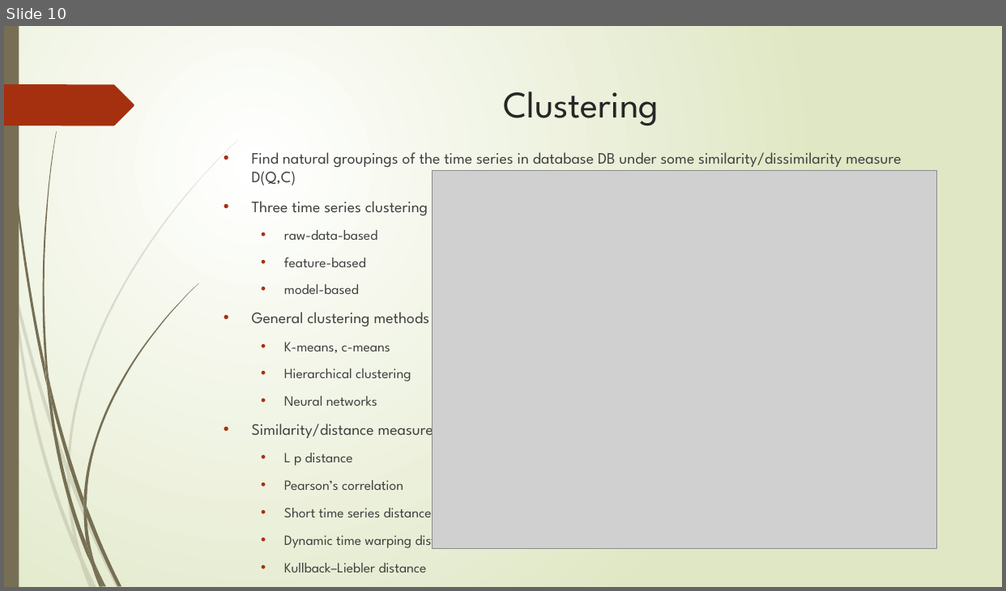
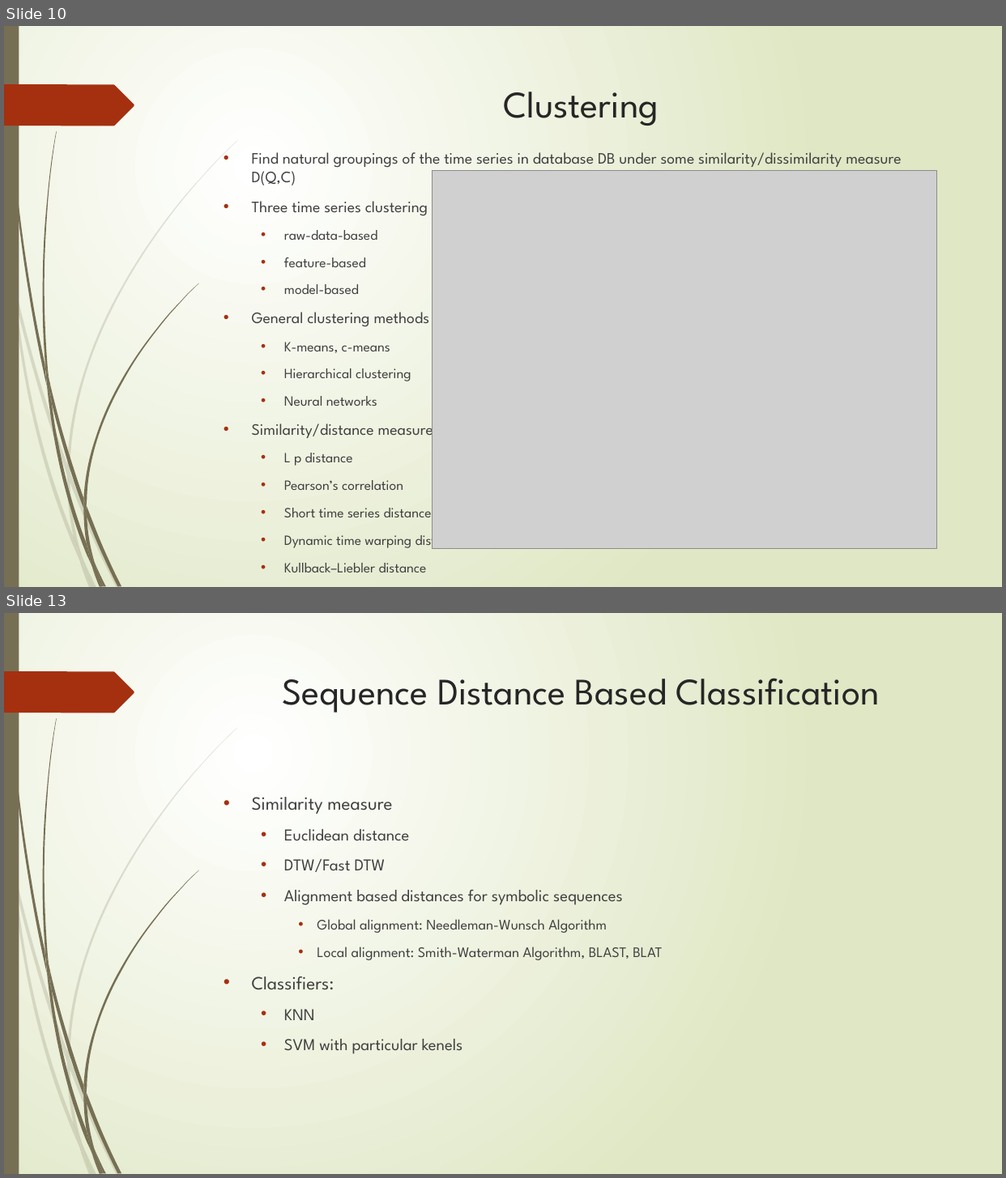
Before and after one commit to zixiaojindao/time-series-survey, a slide deck: slide/tsdm.pptx. Shown one above the other, each under a label of ours: slide 10 before the commit, slides 10 and 13 after it; the slides between them are not shown. The pictures are 1006x591 and 1006x1178 pixels, drawn with LibreOffice and Linux fonts; fonts in the diff are those of the drawing; grey boxes stand for pictures. Boxes give left, top, right and bottom in pixels: in the first picture for what was removed or moved away, otherwise in the second. Text is boxed around its words. In the diff, an @@ line names an element or a change of style, - is before the commit and + after.

```diff
--- a/slide/tsdm.pptx
+++ b/slide/tsdm.pptx
@@ slide 13 added at [4, 613, 1002, 1174], background gradient #FFFFFF to #DFE8C4; not listed: 24 template elements that a slide beside it also shows @@
@@ title added at [282, 678, 880, 713], 36 pt, text #262626 @@
+Sequence Distance Based Classification
@@ text added at [252, 797, 662, 1054], 16 pt, text #404040 @@
+• Similarity measure
+  • Euclidean distance
+  • DTW/Fast DTW
+  • Alignment based distances for symbolic sequences
+    • Global alignment: Needleman-Wunsch Algorithm
+    • Local alignment: Smith-Waterman Algorithm, BLAST, BLAT
+• Classifiers:
+  • KNN
+  • SVM with particular kenels
```
Also in this commit, not shown: 2 slides changed, 5 other slides added.
